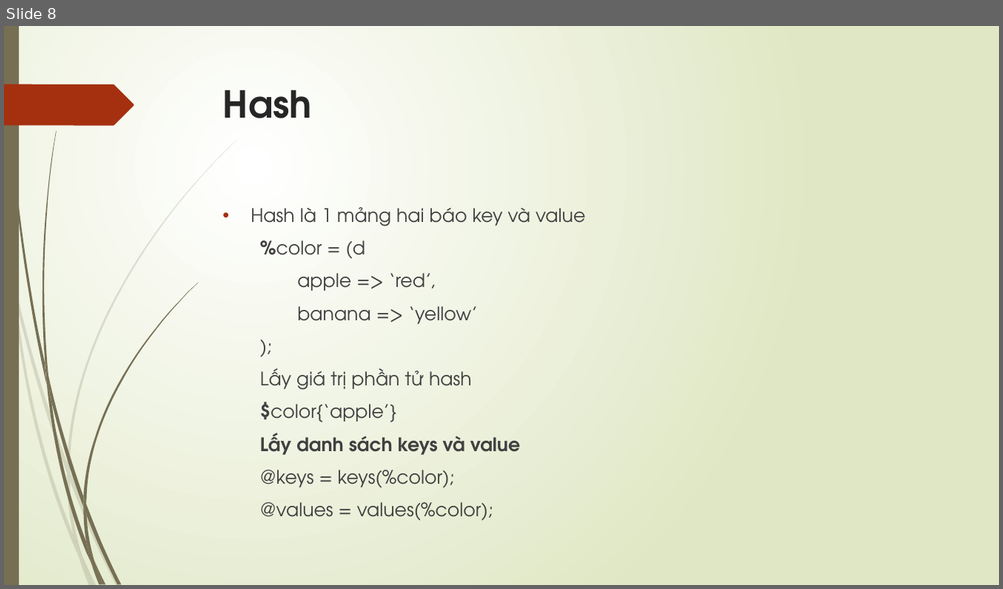
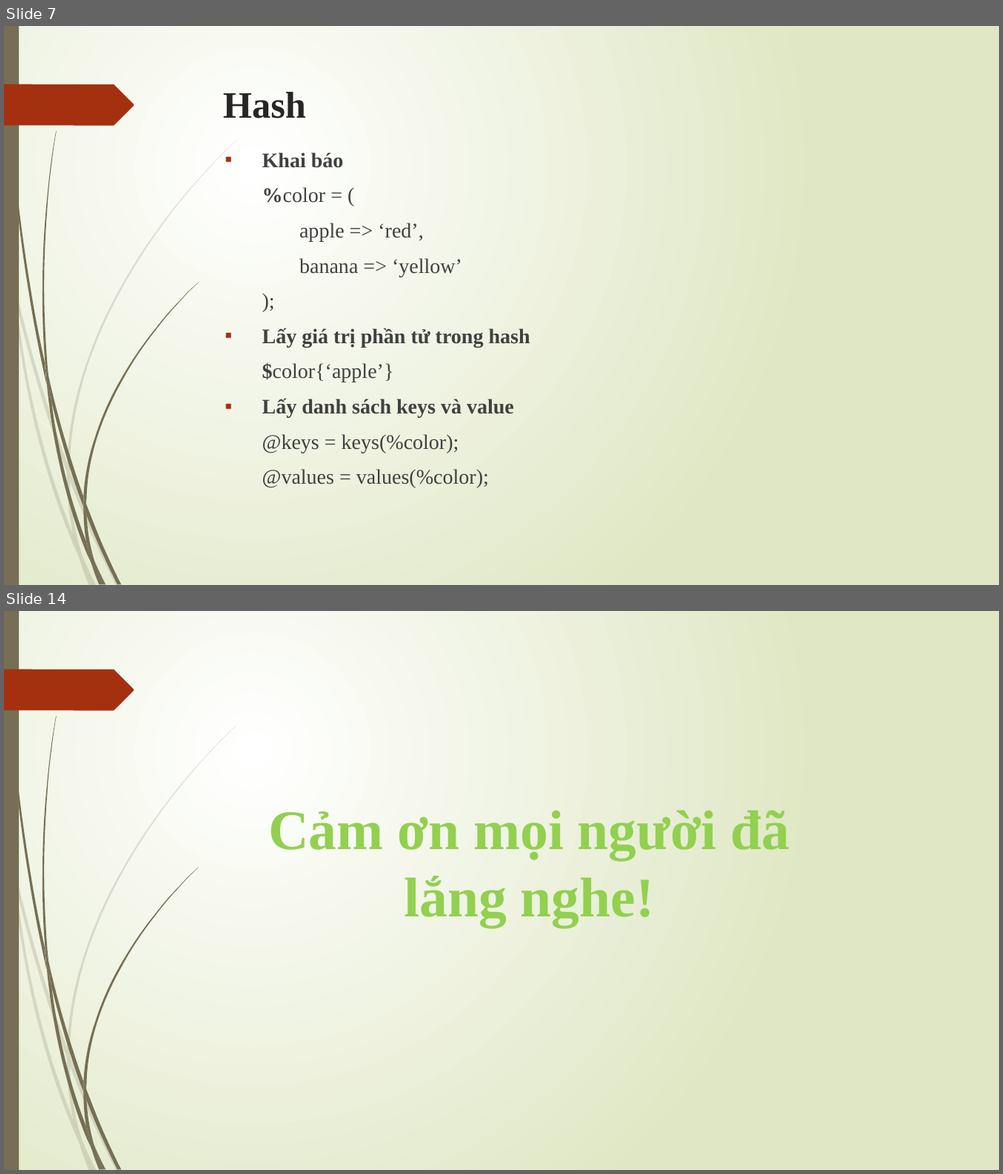
Before and after one commit to LeQuocHuy1234/perlexample, a slide deck: perl.pptx. Shown one above the other, each under a label of ours: slide 8 before the commit, slides 7 and 14 after it; the slides between them are not shown. The pictures are 1003x589 and 1003x1174 pixels, drawn with LibreOffice and Linux fonts; fonts in the diff are those of the drawing. Boxes give left, top, right and bottom in pixels: in the first picture for what was removed or moved away, otherwise in the second. Text is boxed around its words. In the diff, an @@ line names an element or a change of style, - is before the commit and + after.

```diff
--- a/perl.pptx
+++ b/perl.pptx
@@ slide 14 added at bbox=[4, 611, 999, 1170], background gradient #FFFFFF to #DFE8C4; not listed: 24 template elements that a slide beside it also shows @@
@@ text added at bbox=[268, 810, 790, 928], 54 pt, text #92D050, bold @@
+Cảm ơn mọi người đã
+lắng nghe!
@@ what was slide 8 is now slide 7 @@
@@ slide 7 changed as well @@
@@ title "Hash" at bbox=[223, 92, 306, 118]: font TeX Gyre Adventor to Times New Roman @@
@@ text "Khai báo": place and size @@
-text "Khai báo" at bbox=[250, 207, 585, 521]
+text "Khai báo" at bbox=[262, 153, 530, 488]
@@ text at bbox=[262, 153, 344, 203]: text changed; size 18 to 20 pt; font TeX Gyre Adventor to Times New Roman; bold on @@
-• Hash là 1 mảng hai báo key và value
-%color = (d
+▪ Khai báo
+%color = (
@@ text at bbox=[262, 223, 514, 488]: size 18 to 20 pt, font TeX Gyre Adventor to Times New Roman in "apple => ‘red’,", "banana => ‘yellow’", ");", "$color{‘apple’}" and 3 more places; bullet none to ▪ @@
@@ text at bbox=[262, 328, 530, 347]: text changed; size 18 to 20 pt; font TeX Gyre Adventor to Times New Roman; bold on @@
-Lấy giá trị phần tử hash
+▪ Lấy giá trị phần tử trong hash
```
Also in this commit, not shown: 5 other slides changed, 7 other slides added, 2 slides removed, 8 other files.
